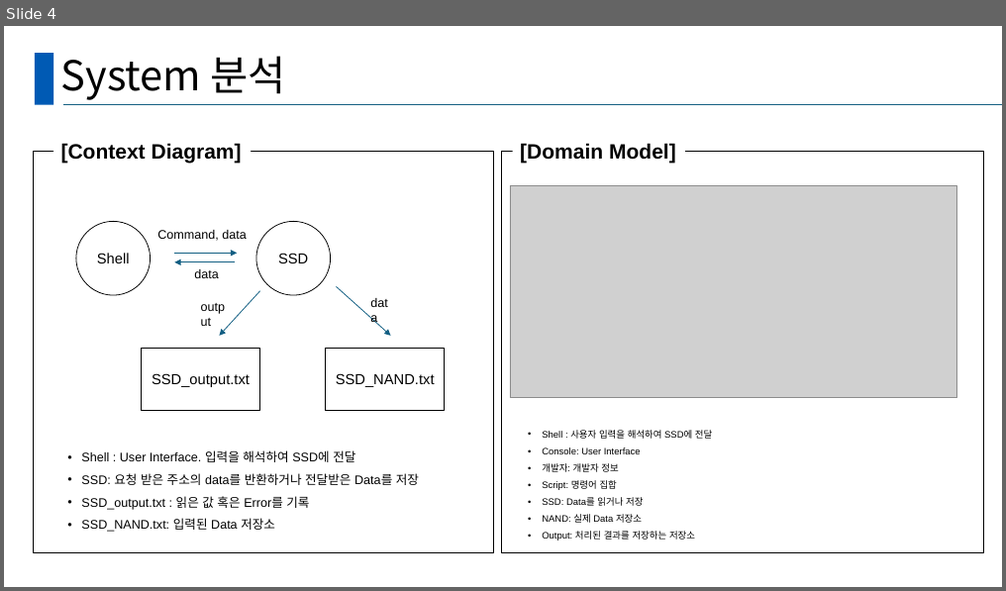
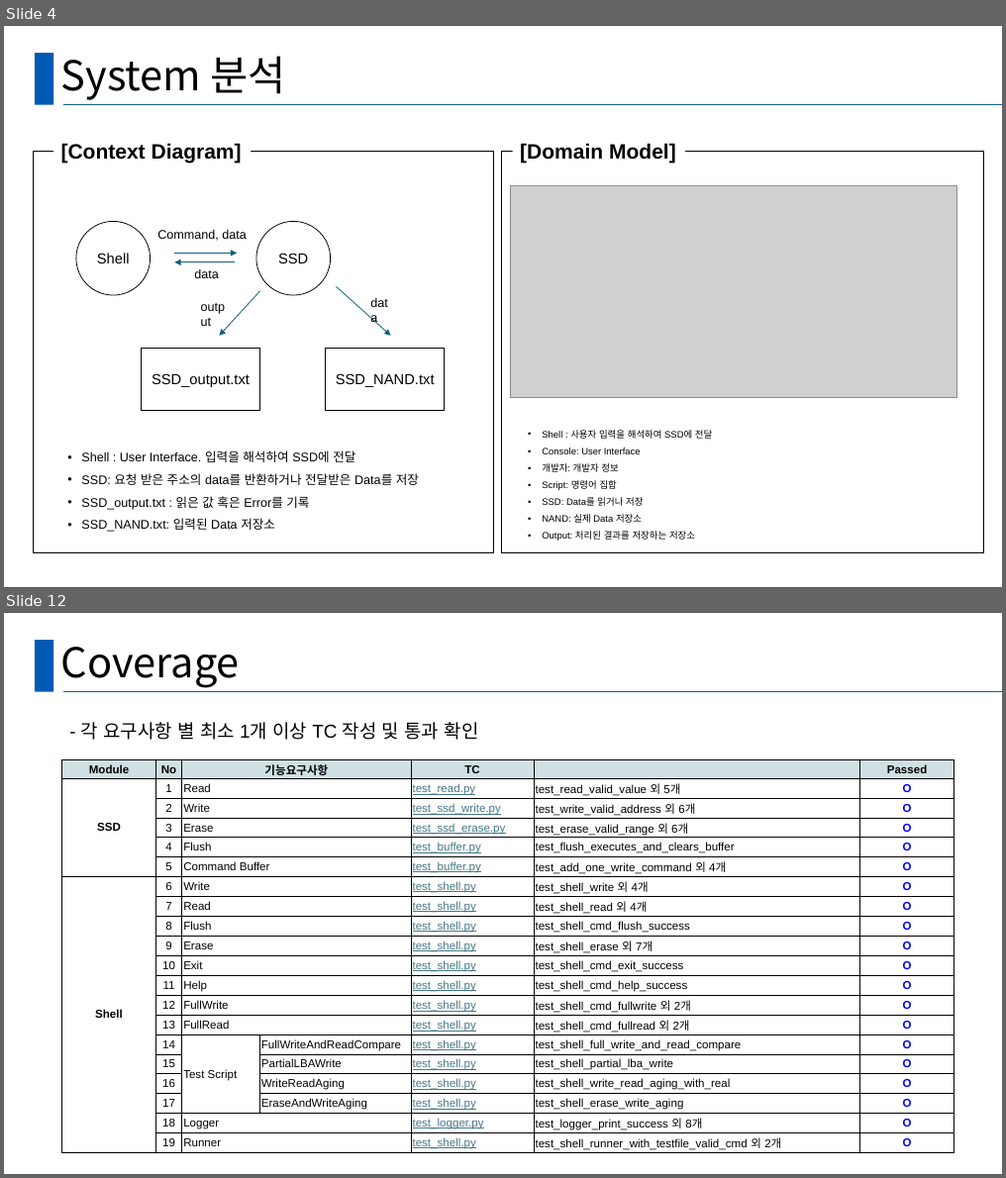
Before and after one commit to Hyominii/ssd, a slide deck: SSD_B_BestReviewer.pptx. Shown one above the other, each under a label of ours: slide 4 before the commit, slides 4 and 12 after it; the slides between them are not shown. The pictures are 1006x591 and 1006x1178 pixels, drawn with LibreOffice and Linux fonts; fonts in the diff are those of the drawing; grey boxes stand for pictures. Boxes give left, top, right and bottom in pixels: in the first picture for what was removed or moved away, otherwise in the second. Text is boxed around its words. In the diff, an @@ line names an element or a change of style, - is before the commit and + after.

Commit message:
[doc] TDD 페이지 작성 02

```diff
--- a/SSD_B_BestReviewer.pptx
+++ b/SSD_B_BestReviewer.pptx
@@ slide 12 added at [4,613,1002,1174], background #FFFFFF; not listed: 2 template elements that a slide beside it also shows @@
@@ title added at [61,647,240,688], 39.6 pt, text #000000 @@
+Coverage
@@ text added at [81,722,479,740], 18 pt, text #000000 @@
+- 각 요구사항 별 최소 1개 이상 TC 작성 및 통과 확인
@@ table added at [62,760,954,1155], 20 rows, 7 columns @@
+Module | No | 기능요구사항 |  | TC |  | Passed
+SSD | 1 | Read |  | test_read.py | test_read_valid_value 외 5개 | O
+ | 2 | Write |  | test_ssd_write.py | test_write_valid_address 외 6개 | O
+ | 3 | Erase |  | test_ssd_erase.py | test_erase_valid_range 외 6개 | O
+ | 4 | Flush |  | test_buffer.py | test_flush_executes_and_clears_buffer | O
+ | 5 | Command Buffer |  | test_buffer.py | test_add_one_write_command 외 4개 | O
+Shell | 6 | Write |  | test_shell.py | test_shell_write 외 4개 | O
+ | 7 | Read |  | test_shell.py | test_shell_read 외 4개 | O
+ | 8 | Flush |  | test_shell.py | test_shell_cmd_flush_success | O
+ | 9 | Erase |  | test_shell.py | test_shell_erase 외 7개 | O
+ | 10 | Exit |  | test_shell.py | test_shell_cmd_exit_success | O
+ | 11 | Help |  | test_shell.py | test_shell_cmd_help_success | O
+ | 12 | FullWrite |  | test_shell.py | test_shell_cmd_fullwrite 외 2개 | O
+ | 13 | FullRead |  | test_shell.py | test_shell_cmd_fullread 외 2개 | O
+ | 14 | Test Script | FullWriteAndReadCompare | test_shell.py | test_shell_full_write_and_read_compare | O
+ | 15 |  | PartialLBAWrite | test_shell.py | test_shell_partial_lba_write | O
+ | 16 |  | WriteReadAging | test_shell.py | test_shell_write_read_aging_with_real | O
+ | 17 |  | EraseAndWriteAging | test_shell.py | test_shell_erase_write_aging | O
+ | 18 | Logger |  | test_logger.py | test_logger_print_success 외 8개 | O
+ | 19 | Runner |  | test_shell.py | test_shell_runner_with_testfile_valid_cmd 외 2개 | O
```
Also in this commit, not shown: 4 slides changed, 7 other slides added, 4 slides removed.
